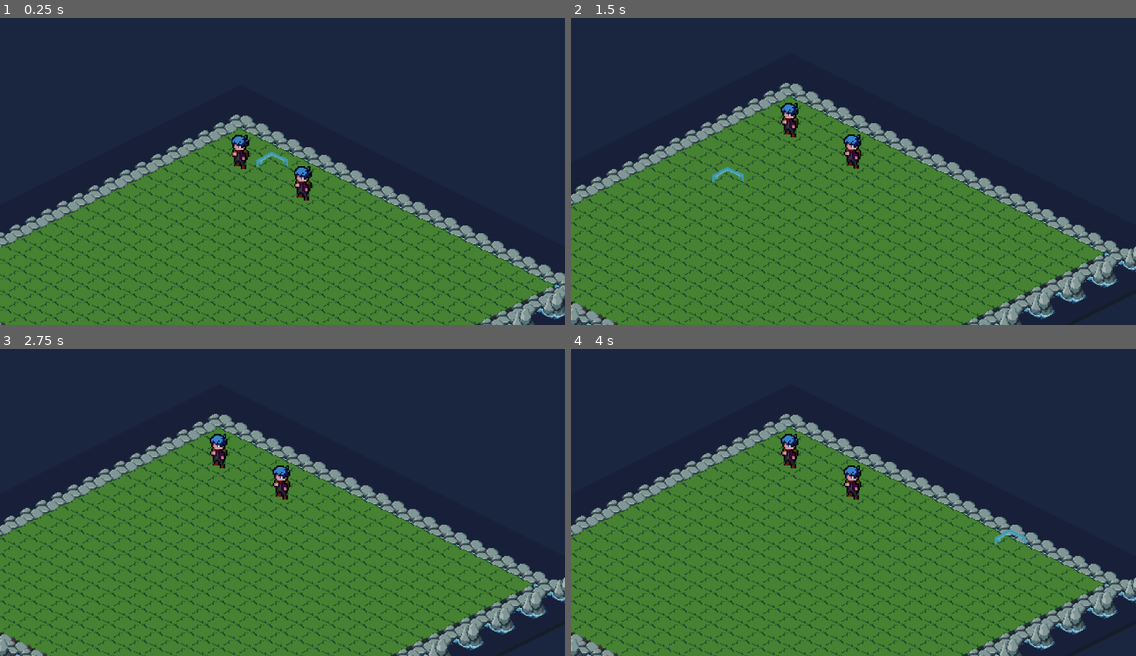
Above: before the commit, frames 1-4 (two rows, left to right).
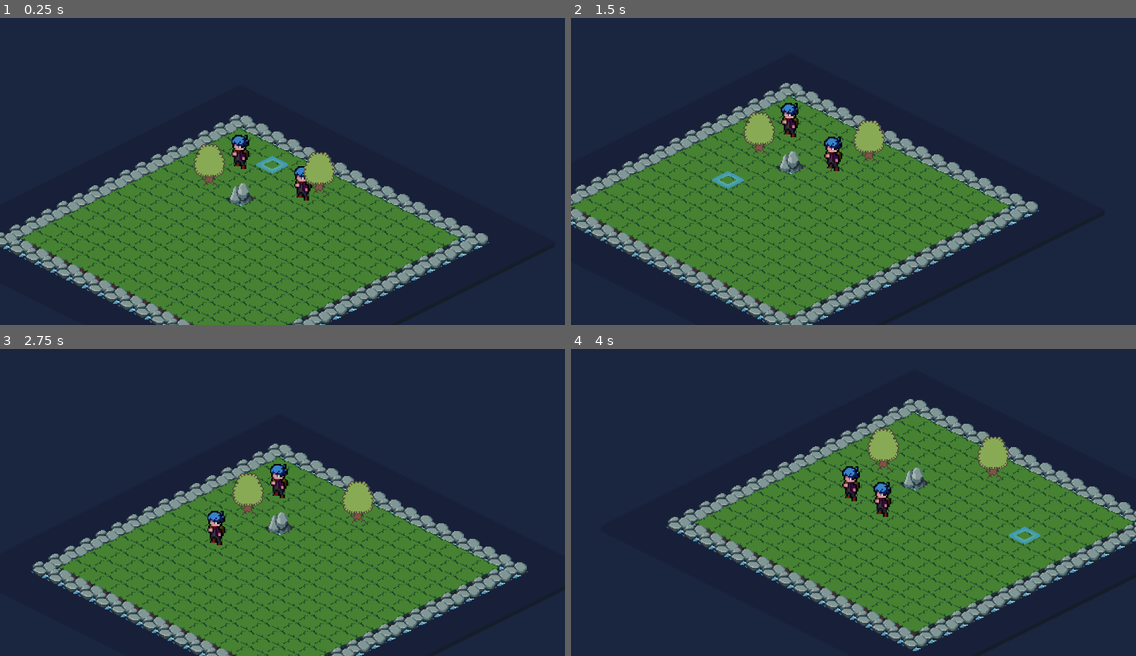
Above: after the commit, the same moments.

Repository: NopeGuy/GodotRTS
Game: Godot game, scene res://main.tscn
The game is run twice, just before and just after one commit, with the same random seed, the same clock (stepped at 60 frames per second) and the same inputs.
Inputs (mouse positions are in pixels of both pictures, inside the frame that each line leads up to):
- Up to frame 1 (0.25 s): no input
- Up to frame 2 (1.5 s): move the mouse to (977, 150) at 0.52 s; click (977, 150) at 0.6 s; move the mouse to (740, 180) at 1.27 s; click (740, 180) at 1.35 s
- Up to frame 3 (2.75 s): move the mouse to (339, 428) at 2.02 s; click (339, 428) at 2.1 s
- Up to frame 4 (4 s): move the mouse to (825, 560) at 2.77 s; click (825, 560) at 2.85 s; move the mouse to (1023, 545) at 3.52 s; click (1023, 545) at 3.6 s

The runs differ from the first frame. In frame 1, 15% of the frame differs, in the area x 0-100%, y 41-100%; in frame 2, 23%; in frame 3, 31%; in frame 4, 48%, in the area x 0-100%, y 16-100%.

Commit message:
Layering, background follow camera and character tweening

Diff:
--- a/CharacterManager.gd
+++ b/CharacterManager.gd
@@ -3,6 +3,8 @@
 var players = [] # List of playable characters
 var active_player = null # Reference to the current active player
 var time_passed: float = 0
+
+# Use @onready to delay initialization until the scene is ready
 
 func _ready():
 	# Initialize the player list by adding the player nodes
@@ -34,5 +36,8 @@
 
 # Ensure the global camera follows the current active player
 func update_camera():
+	var tile_map = get_node("/root/Main/tile_map")
+	var background = tile_map.get_node("background")  # Access the "background" child node
 	var camera = get_node("/root/Main/Camera2D") # Assuming there's a global Camera2D node
 	camera.position = active_player.global_position # Update camera position
+	background.position = camera.position
--- a/main.tscn
+++ b/main.tscn
@@ -7,15 +7,11 @@
 
 [node name="tile_map" parent="." instance=ExtResource("2_6jude")]
 position = Vector2(0, 1)
-layer_1/name = "Layer1"
-layer_1/y_sort_enabled = true
 
 [node name="Player1" parent="." instance=ExtResource("3_fvwc0")]
-z_index = 1
 position = Vector2(0, -42)
 
 [node name="Player2" parent="." instance=ExtResource("3_fvwc0")]
-z_index = 1
 position = Vector2(46, -42)
 
 [node name="Camera2D" type="Camera2D" parent="."]
--- a/player.gd
+++ b/player.gd
@@ -1,14 +1,19 @@
 extends CharacterBody2D
 
-var Movement: int
+var Movement: int = 10  # Max movement range
 var Abilities = [] # or a dictionary, depending on your needs
-var StartPosition:Vector2i
+var StartPosition: Vector2i
 var tile_map
+
+var speed: float = 150.0  # Movement speed
+var target_position: Vector2 = Vector2()  # Target position for movement
+var is_moving: bool = false  # Track whether the character is moving
 
 func _ready():
 	tile_map = get_node("../tile_map")
 	CharacterManager.update_camera()
-	global_position = tile_map.map_to_local(StartPosition) # Use Vector2 if needed
+	global_position = tile_map.map_to_local(StartPosition) # Start at the specified position
+	target_position = global_position # Set the initial target to current position
 	print(CharacterManager.active_player)
 
 func _physics_process(delta):
@@ -20,23 +25,39 @@
 	if CharacterManager.active_player == self:
 		MoveMouse()
 
+	# If moving, smoothly move toward the target position
+	if is_moving:
+		move_toward_target(delta)
+
+func move_toward_target(delta):
+	# Move smoothly toward the target position
+	var current_tile = tile_map.local_to_map(global_position)
+	var target_tile = tile_map.local_to_map(target_position)
+
+	# Check if we have arrived at the target tile (using map coordinates)
+	if current_tile == target_tile:
+		# Snap to the target position and stop moving
+		global_position = target_position
+		is_moving = false
+		CharacterManager.switch_to_next_player()
+	else:
+		# Interpolate position towards the target
+		var direction = (target_position - global_position).normalized()
+		global_position += direction * speed * delta
+
 func MoveMouse():
-	if Input.is_action_just_pressed("LeftClick"):
+	if Input.is_action_just_pressed("LeftClick") and not is_moving:
 		if tile_map and tile_map.has_method("get_selected_tile"):
 			var selected_tile = Vector2i(tile_map.get_selected_tile())
 
-			# Check if the tile is walkable
-			Movement = 5
+			# Convert the selected tile to local space and check walkability
+			if tile_map.is_tile_walkable(selected_tile):
+				var clicked_tile_position = tile_map.map_to_local(selected_tile)
+				var current_tile = tile_map.local_to_map(global_position)
+				var distance_to_tile = abs(selected_tile.x - current_tile.x) + abs(selected_tile.y - current_tile.y)
 
-			# Convert the current global position back to tile map coordinates
-			var current_tile = tile_map.local_to_map(global_position)
-			print("Current Tile (Grid):", current_tile)
-
-			# Calculate the distance from the current position to the clicked tile
-			var distance_to_tile = abs(selected_tile.x - current_tile.x) + abs(selected_tile.y - current_tile.y)
-			print("Distance to Tile:", distance_to_tile)
-
-			# Check if the tile is walkable and if the distance is within movement range
-			if tile_map.is_tile_walkable(selected_tile) and distance_to_tile <= Movement:
-				global_position = tile_map.map_to_local(selected_tile)  # Move to the clicked tile position
-				CharacterManager.switch_to_next_player()
+				# Check if the distance is within the allowed movement range
+				if distance_to_tile <= Movement:
+					# Set the target position and begin moving
+					target_position = clicked_tile_position
+					is_moving = true
--- a/player.tscn
+++ b/player.tscn
@@ -7,6 +7,7 @@
 size = Vector2(94.5, 96)
 
 [node name="Player" type="CharacterBody2D"]
+y_sort_enabled = true
 position = Vector2(0, -20)
 scale = Vector2(0.7, 0.7)
 script = ExtResource("1_pkel6")
@@ -17,7 +18,6 @@
 shape = SubResource("RectangleShape2D_d426h")
 
 [node name="Sprite2D" type="Sprite2D" parent="."]
-z_index = 3
 y_sort_enabled = true
 position = Vector2(-3, -22.8571)
 scale = Vector2(0.7, 0.7)
--- a/tile_map.gd
+++ b/tile_map.gd
@@ -1,6 +1,6 @@
 extends TileMap
 
-var GridSize = 26
+var GridSize = 20
 var Dic = {}
 var selectedTile = Vector2i()
 
@@ -21,26 +21,17 @@
 					"Walkable": false,  # Water is not walkable
 					"Position": Vector2(x, y)
 				}
-				set_cell(1, Vector2i(x, y), 0, Vector2i(6, 8), 0)  # Set water tile on layer 1
+				set_cell(0, Vector2i(x, y), 0, Vector2i(6, 8), 0)  # Set water tile on layer 1
 
 			# Semi-outer rim: Place statues every 2 blocks
 			elif is_semi_outer_rim:
-				# Ensure statues are placed every 2 blocks (either x or y is even)
-				if (x % 2 == 0 and y % 2 == 0):
-					Dic[str(Vector2(x, y))] = {
-						"Type": "Statue",
-						"Walkable": false,  # Statues are not walkable
-						"Position": Vector2(x, y)
-					}
-					set_cell(1, Vector2i(x, y), 0, Vector2i(6, 6), 0)  # Set statue tile on layer 1
-				else:
 					# Fill remaining with water if not placing statues
 					Dic[str(Vector2(x, y))] = {
 						"Type": "Water",
 						"Walkable": false,  # Water is not walkable
 						"Position": Vector2(x, y)
 					}
-					set_cell(1, Vector2i(x, y), 0, Vector2i(6, 8), 0)  # Set water tile on layer 1
+					set_cell(0, Vector2i(x, y), 0, Vector2i(6, 8), 0)
 
 			# Inner rim: Fill with stone
 			elif is_inner_rim:
@@ -49,8 +40,15 @@
 					"Walkable": true,  # Stone is walkable
 					"Position": Vector2(x, y)
 				}
-				set_cell(1, Vector2i(x, y), 0, Vector2i(4, 6), 0)  # Set stone tile on layer 1
+				set_cell(0, Vector2i(x, y), 0, Vector2i(4, 6), 0)
 
+			elif (x == 7 and y == 7):
+				Dic[str(Vector2(x, y))] = {
+					"Type": "Statue",
+					"Walkable": false,  # Statues are not walkable
+					"Position": Vector2(x, y)
+				}
+				set_cell(2, Vector2i(x, y), 0, Vector2i(6, 6), 0)
 			# Rest of the grid: Fill with grass
 			else:
 				Dic[str(Vector2(x, y))] = {
@@ -58,18 +56,25 @@
 					"Walkable": true,  # Grass is walkable
 					"Position": Vector2(x, y)
 				}
-				set_cell(1, Vector2i(x, y), 0, Vector2i(7, 3), 0)  # Set grass tile on layer 1
+				set_cell(0, Vector2i(x, y), 0, Vector2i(7, 3), 0)
+				if ((x == 5 and y == 7) or (x == 9 and y == 4)):
+					Dic[str(Vector2(x, y))] = {
+						"Type": "Tree",
+						"Walkable": false,  # Statues are not walkable
+						"Position": Vector2(x, y)
+					}
+					set_cell(3, Vector2i(x, y), 2, Vector2i(4, 4), 0)
 
 
 func _process(delta):
 	var tile = local_to_map(get_global_mouse_position())
 	if selectedTile == tile:
 		return
-	erase_cell(0, selectedTile) # Ensure we use Vector2i for integer values
+	erase_cell(1, selectedTile)
 	selectedTile = tile
 	# Set the new tile only if it's within the dictionary
 	if Dic.has(str(tile)):
-		set_cell(0, tile, 1, Vector2i(0, 0), 0) # Draw the new tile on layer 1
+		set_cell(1, tile, 1, Vector2i(0, 0), 0)
 #		print(Dic[str(tile)])
 
 # Return the selected tile position
--- a/tile_map.tscn
+++ b/tile_map.tscn
@@ -3,7 +3,7 @@
 [ext_resource type="Texture2D" uid="uid://bmc7k1jwmlt8n" path="res://Assets/tiles1/isometric tileset/spritesheet.png" id="1_1kqwk"]
 [ext_resource type="Texture2D" uid="uid://bsutaf3olr54v" path="res://Assets/tiles1/isometric tileset/selected.png" id="2_6vpde"]
 [ext_resource type="Script" path="res://tile_map.gd" id="2_kq4pw"]
-[ext_resource type="Texture2D" uid="uid://ckbic7k4po8ip" path="res://selected2.png" id="3_gioj1"]
+[ext_resource type="Texture2D" uid="uid://be687rtuuwtvn" path="res://Assets/tiles1/isometric tileset/tilemap.png" id="3_vnjn2"]
 [ext_resource type="Texture2D" uid="uid://cqk0os7ee0lmp" path="res://Assets/bg.png" id="6_8f1pq"]
 
 [sub_resource type="TileSetAtlasSource" id="TileSetAtlasSource_tpboh"]
@@ -75,18 +75,6 @@
 3:10/0 = 0
 4:10/0 = 0
 5:10/0 = 0
-0:11/0 = 0
-1:11/0 = 0
-2:11/0 = 0
-3:11/0 = 0
-4:11/0 = 0
-5:11/0 = 0
-0:12/0 = 0
-1:12/0 = 0
-2:12/0 = 0
-3:12/0 = 0
-4:12/0 = 0
-5:12/0 = 0
 6:8/0 = 0
 7:8/0 = 0
 8:8/0 = 0
@@ -146,14 +134,50 @@
 [sub_resource type="TileSetAtlasSource" id="TileSetAtlasSource_ggx86"]
 texture = ExtResource("2_6vpde")
 texture_region_size = Vector2i(32, 32)
+0:0/0 = 0
+
+[sub_resource type="TileSetAtlasSource" id="TileSetAtlasSource_skjc6"]
+texture = ExtResource("3_vnjn2")
+texture_region_size = Vector2i(32, 16)
+0:0/0 = 0
+1:0/0 = 0
+2:0/0 = 0
+3:0/0 = 0
+4:0/0 = 0
+5:0/0 = 0
 0:1/0 = 0
-0:0/0 = 0
-
-[sub_resource type="TileSetAtlasSource" id="TileSetAtlasSource_67tjs"]
-texture = ExtResource("3_gioj1")
-texture_region_size = Vector2i(32, 32)
-0:0/0 = 0
-0:1/0 = 0
+1:1/0 = 0
+2:1/0 = 0
+3:1/0 = 0
+4:1/0 = 0
+5:1/0 = 0
+0:2/0 = 0
+1:2/0 = 0
+2:2/0 = 0
+3:2/0 = 0
+4:2/0 = 0
+5:2/0 = 0
+0:3/0 = 0
+1:3/0 = 0
+2:3/0 = 0
+3:3/0 = 0
+4:3/0 = 0
+5:3/0 = 0
+0:4/0 = 0
+1:4/0 = 0
+3:4/0 = 0
+5:4/0 = 0
+0:5/0 = 0
+1:5/0 = 0
+3:5/0 = 0
+5:5/0 = 0
+3:6/0 = 0
+5:6/0 = 0
+3:7/0 = 0
+5:7/0 = 0
+4:4/size_in_atlas = Vector2i(1, 4)
+4:4/0 = 0
+4:4/0/texture_origin = Vector2i(0, 13)
 
 [sub_resource type="TileSet" id="TileSet_xqly8"]
 tile_shape = 1
@@ -161,7 +185,7 @@
 tile_size = Vector2i(32, 16)
 sources/0 = SubResource("TileSetAtlasSource_tpboh")
 sources/1 = SubResource("TileSetAtlasSource_ggx86")
-sources/2 = SubResource("TileSetAtlasSource_67tjs")
+sources/2 = SubResource("TileSetAtlasSource_skjc6")
 
 [node name="tile_map" type="TileMap"]
 y_sort_enabled = true
@@ -169,11 +193,18 @@
 rendering_quadrant_size = 24
 format = 2
 layer_0/y_sort_enabled = true
+layer_1/name = "Layer1"
+layer_1/y_sort_enabled = true
+layer_2/name = "Layer2"
+layer_2/y_sort_enabled = true
+layer_3/name = "Layer3"
+layer_3/z_index = 1
 script = ExtResource("2_kq4pw")
 
-[node name="Sprite2D" type="Sprite2D" parent="."]
+[node name="background" type="Sprite2D" parent="."]
+show_behind_parent = true
 z_index = -1
 y_sort_enabled = true
-position = Vector2(175, 194)
-scale = Vector2(2.144, 2.18737)
+position = Vector2(28, 64.9999)
+scale = Vector2(2.69, 3.30341)
 texture = ExtResource("6_8f1pq")
Binary file changed: Assets/tiles1/isometric tileset/selected.png
Binary file removed: Assets/tiles1/isometric tileset/selected2.png
Binary file added: Assets/tiles1/isometric tileset/tilemap.png
Not shown, changed: Assets/tiles1/isometric tileset/tilemap.png.import
Binary file removed: selected2.png
